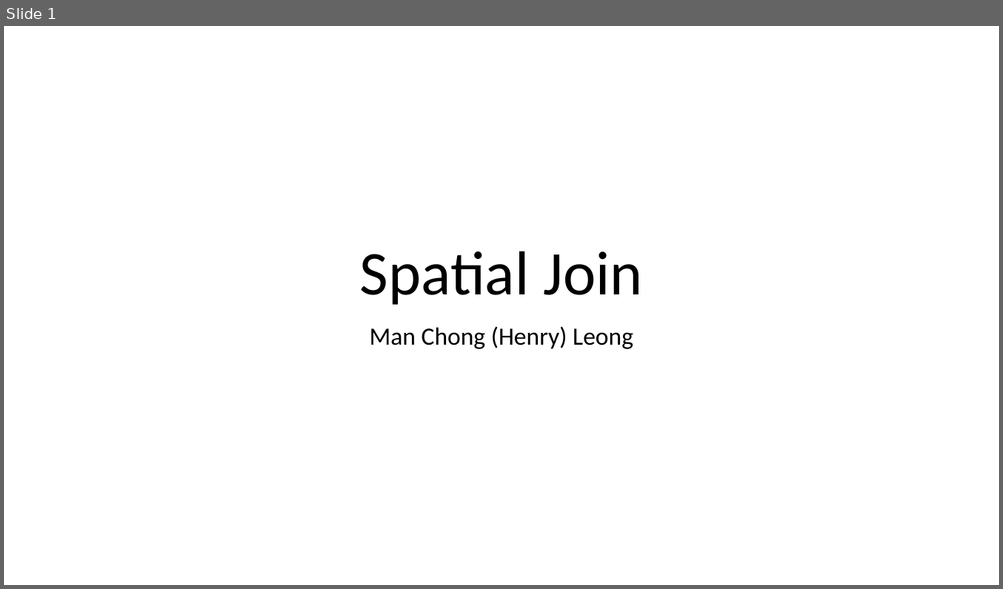
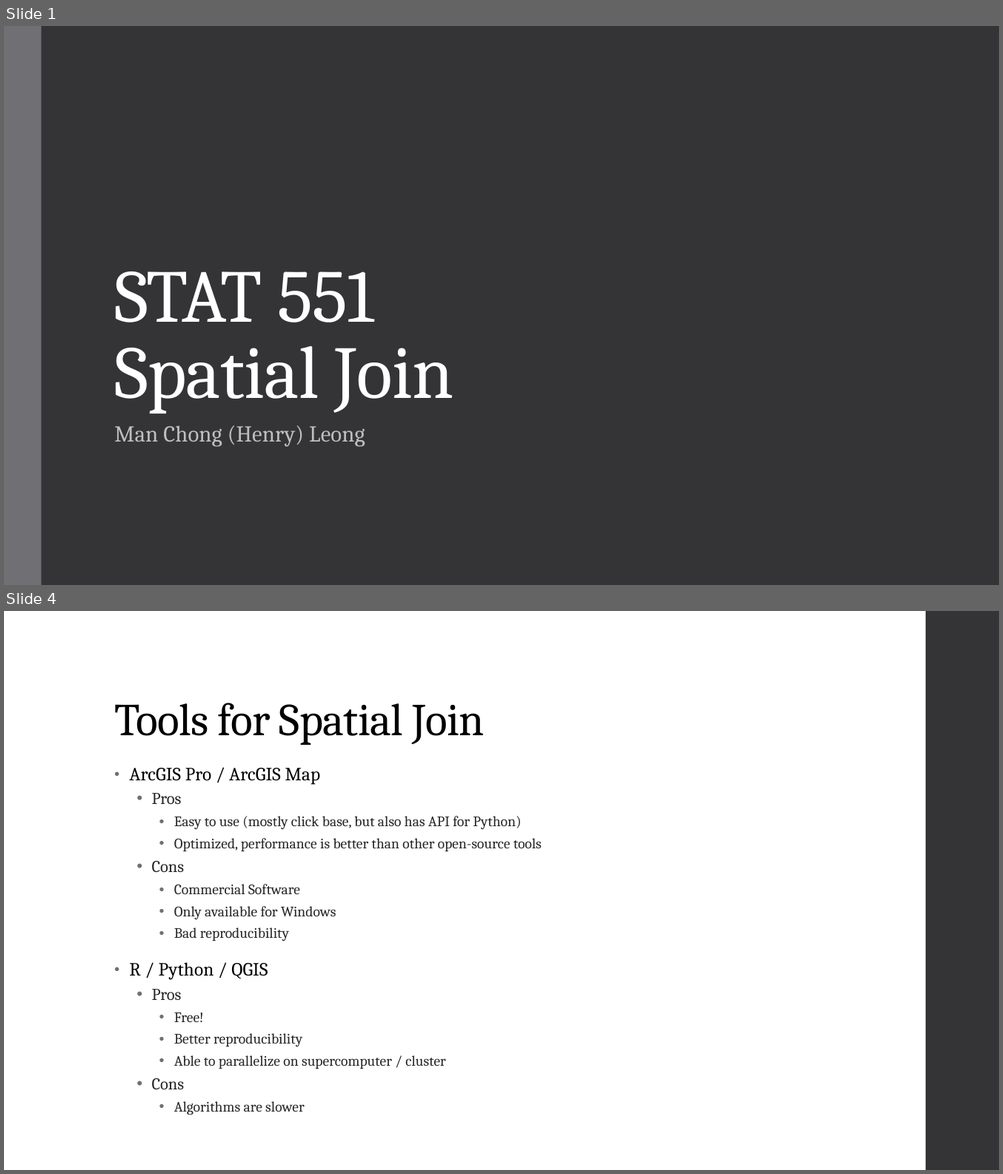
Before and after one commit to HenryLeongStat/STAT551, a slide deck: spatial_join_in_R.pptx. Shown one above the other, each under a label of ours: slide 1 before the commit, slides 1 and 4 after it; the slides between them are not shown. The pictures are 1003x589 and 1003x1174 pixels, drawn with LibreOffice and Linux fonts; fonts in the diff are those of the drawing. Boxes give left, top, right and bottom in pixels: in the first picture for what was removed or moved away, otherwise in the second. Text is boxed around its words. In the diff, an @@ line names an element or a change of style, - is before the commit and + after.

```diff
--- a/spatial_join_in_R.pptx
+++ b/spatial_join_in_R.pptx
@@ slide 4 added at box(4, 611, 999, 1170), background #FFFFFF @@
@@ rectangle added at box(925, 611, 999, 1170), fill #353537 @@
@@ title added at box(114, 703, 484, 745), 44 pt, text #000000 @@
+Tools for Spatial Join
@@ text added at box(129, 768, 541, 1116), 14 pt, text #262626 @@
+• ArcGIS Pro / ArcGIS Map
+  • Pros
+    • Easy to use (mostly click base, but also has API for Python)
+    • Optimized, performance is better than other open-source tools
+  • Cons
+    • Commercial Software
+    • Only available for Windows
+    • Bad reproducibility
+• R / Python / QGIS
+  • Pros
+    • Free!
+    • Better reproducibility
+    • Able to parallelize on supercomputer / cluster
+  • Cons
+    • Algorithms are slower
@@ slide 1 changed as well @@
@@ background #FFFFFF to #353537 @@
@@ rectangle added at box(4, 26, 41, 585), fill #6F6F74 @@
@@ title at box(114, 272, 454, 414): text changed; size 60 to 72 pt; font Calibri to Cambria; text colour #000000 to #FFFFFF @@
-Spatial Join
+STAT 551
+Spatial Join
@@ subtitle "Man Chong (Henry) Leong": place and size @@
-subtitle "Man Chong (Henry) Leong" at box(370, 326, 633, 349)
+subtitle "Man Chong (Henry) Leong" at box(114, 426, 365, 447)
@@ subtitle "Man Chong (Henry) Leong" at box(114, 426, 365, 447): size 24 to 22 pt, font Calibri to Cambria, text colour #000000 to #BFBFBF, letter spacing 0 to 0.1 pt; alignment centre to left; line spacing 0.9 to 0.95; more space between paragraphs @@
```
Also in this commit, not shown: 2 other slides changed.
